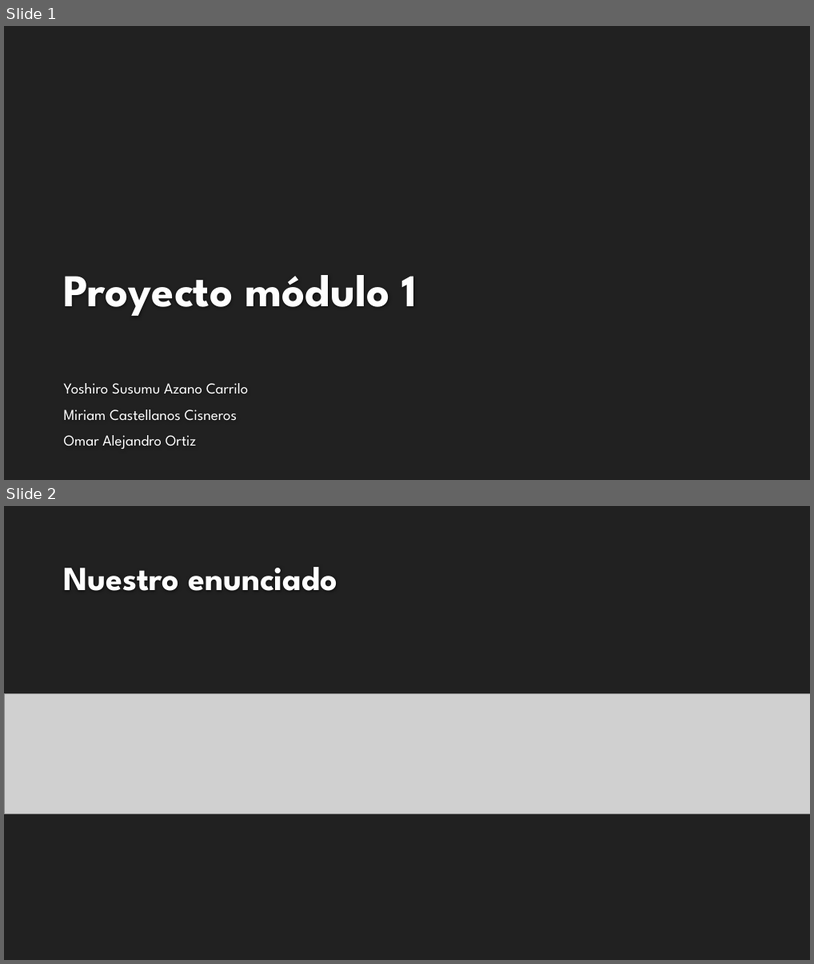
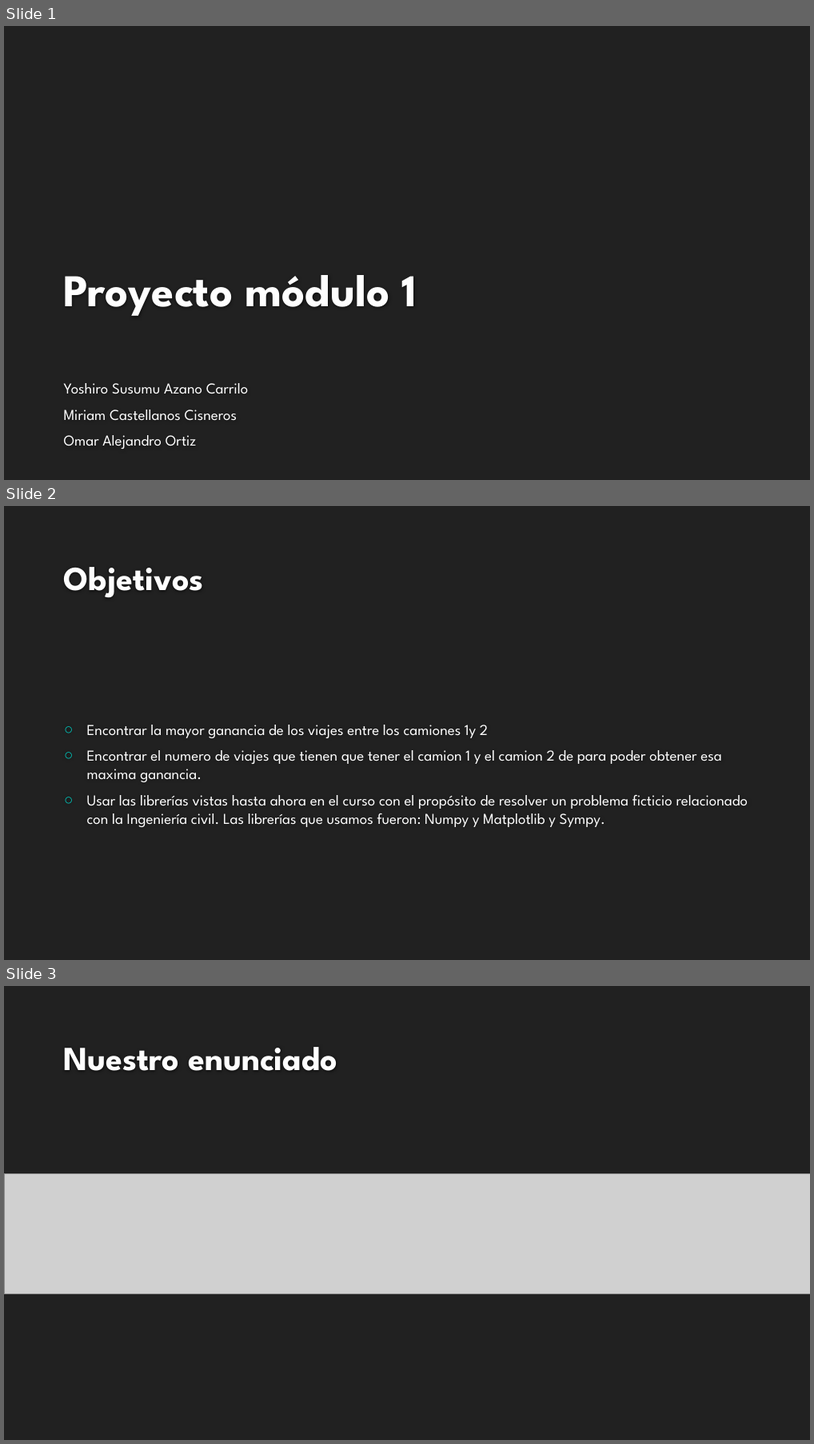
Before and after one commit to Miriam-Castellanos/PROYECTO-MODULO-1, a slide deck: Presentación proyecto modulo 1.pptx. Shown one above the other, each under a label of ours: slides 1 and 2 before the commit, slides 1, 2 and 3 after it. The pictures are 814x964 and 814x1444 pixels, drawn with LibreOffice and Linux fonts; fonts in the diff are those of the drawing; grey boxes stand for pictures; background and template pictures are left out. Boxes give left, top, right and bottom in pixels: in the first picture for what was removed or moved away, otherwise in the second. Text is boxed around its words. In the diff, an @@ line names an element or a change of style, - is before the commit and + after.

```diff
--- a/Presentación proyecto modulo 1.pptx
+++ b/Presentación proyecto modulo 1.pptx
@@ slide 2 added at [4,506,810,960], background #212121 @@
@@ title added at [64,567,204,597], 40 pt, text #FEFEFE, bold @@
+Objetivos
@@ text added at [87,724,748,827], 18 pt, text #FFFFFF @@
+○ Encontrar la mayor ganancia de los viajes entre los camiones 1y 2
+○ Encontrar el numero de viajes que tienen que tener el camion 1 y el camion 2 de para poder obtener esa maxima ganancia.
+○ Usar las librerías vistas hasta ahora en el curso con el propósito de resolver un problema ficticio relacionado con la Ingeniería civil. Las librerías que usamos fueron: Numpy y Matplotlib y Sympy.
@@ what was slide 2 is now slide 3 @@
```
Also in this commit, not shown: 2 other slides added.
